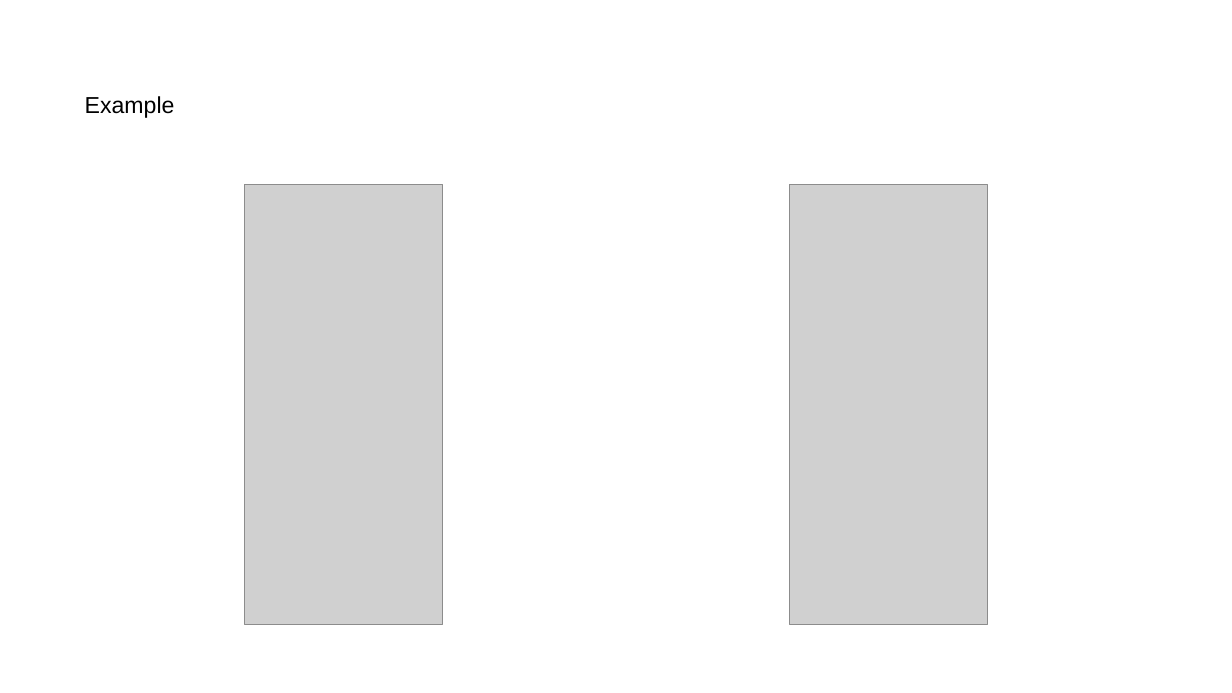
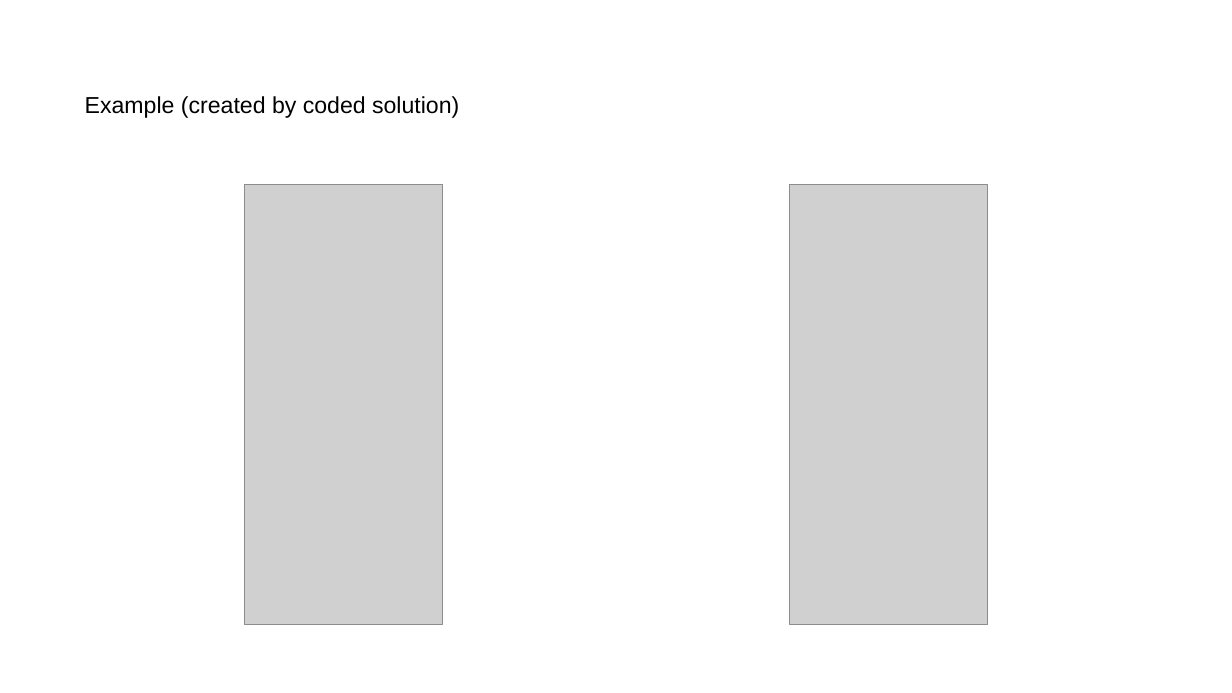
Before and after one commit to NoahHallows/software_mp, a slide deck: slide 4 of Documentation/software presentation.odp. Drawn at 1232x693 pixels with LibreOffice and Linux fonts; fonts in the diff are those of the drawing; grey boxes stand for pictures. Boxes give left, top, right and bottom in pixels: in the first picture for what was removed or moved away, otherwise in the second. Text is boxed around its words. In the diff, an @@ line names an element or a change of style, - is before the commit and + after.

```diff
--- a/Documentation/software presentation.odp
+++ b/Documentation/software presentation.odp
@@ title at <box>85,96,459,118</box>: text changed @@
-Example
+Example (created by coded solution)
```
Also in this commit, not shown: 1 other slide changed, 1 other file.
